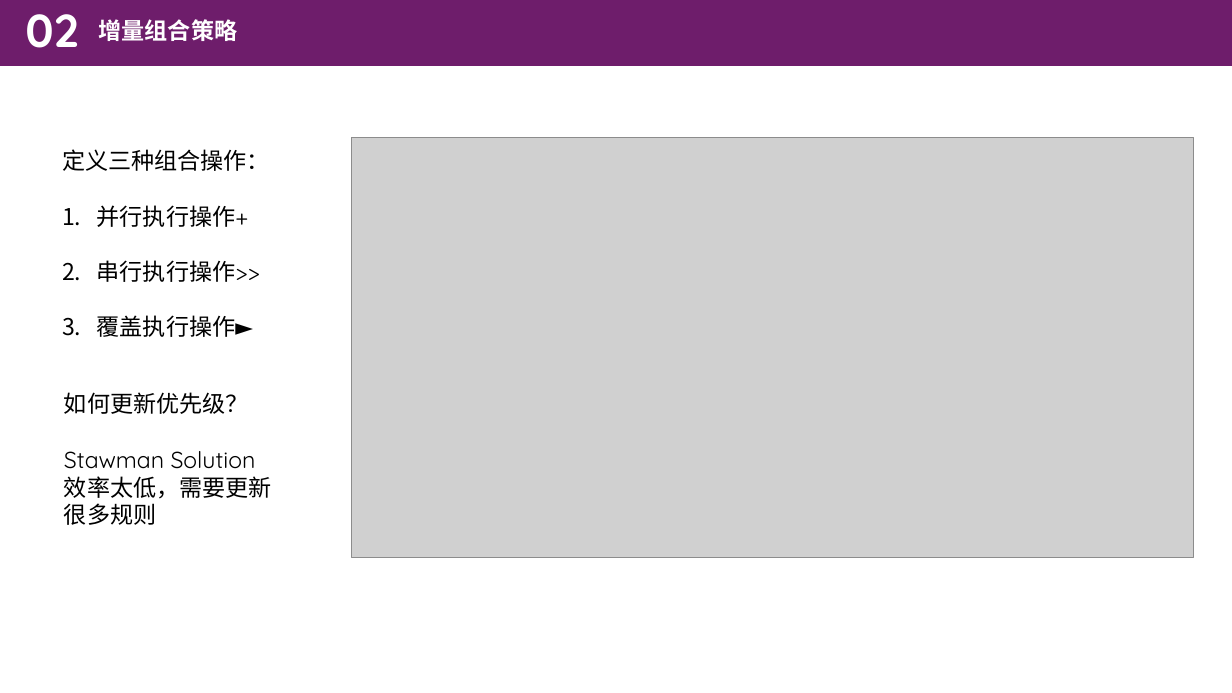
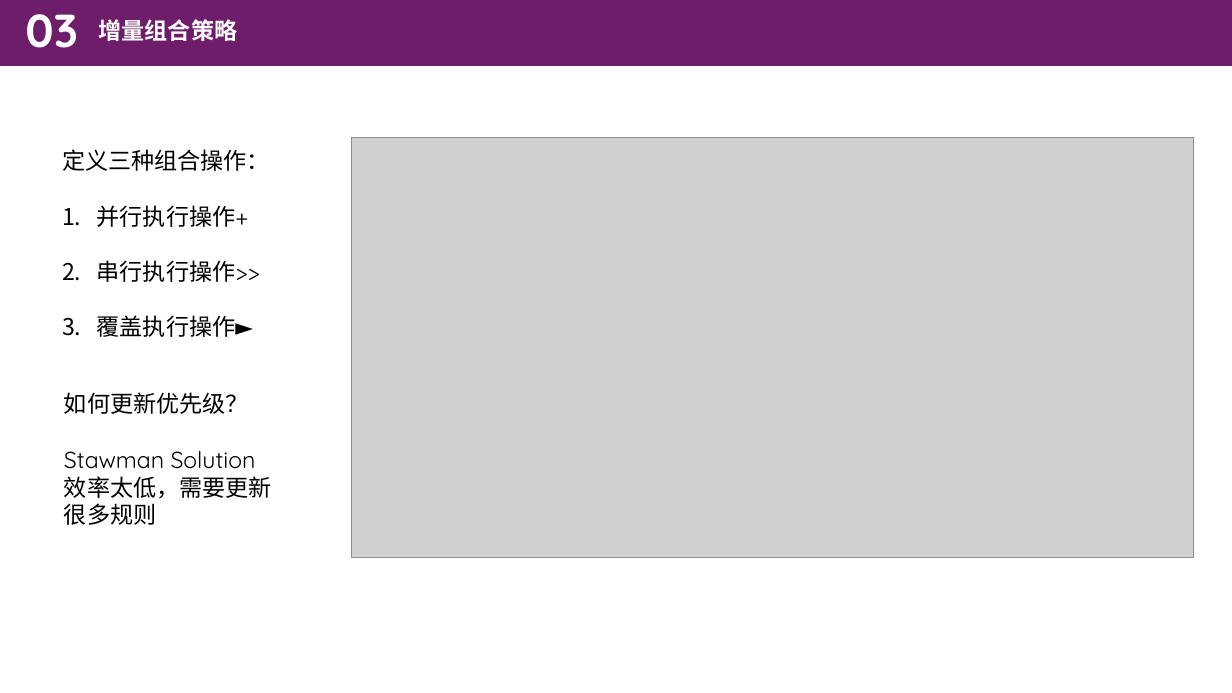
Before and after one commit to zhanghaooo/SDN-homework, a slide deck: slide 4 of homework12_22/崔浩/SDN1222-崔浩.pptx. Drawn at 1232x693 pixels with LibreOffice and Linux fonts; fonts in the diff are those of the drawing; grey boxes stand for pictures. Boxes give left, top, right and bottom in pixels: in the first picture for what was removed or moved away, otherwise in the second. Text is boxed around its words. In the diff, an @@ line names an element or a change of style, - is before the commit and + after.

```diff
--- a/homework12_22/崔浩/SDN1222-崔浩.pptx
+++ b/homework12_22/崔浩/SDN1222-崔浩.pptx
@@ text at [25, 14, 77, 48]: text changed @@
-02
+03
```
Also in this commit, not shown: 8 other slides changed, 8 slides added, 1 other file.
